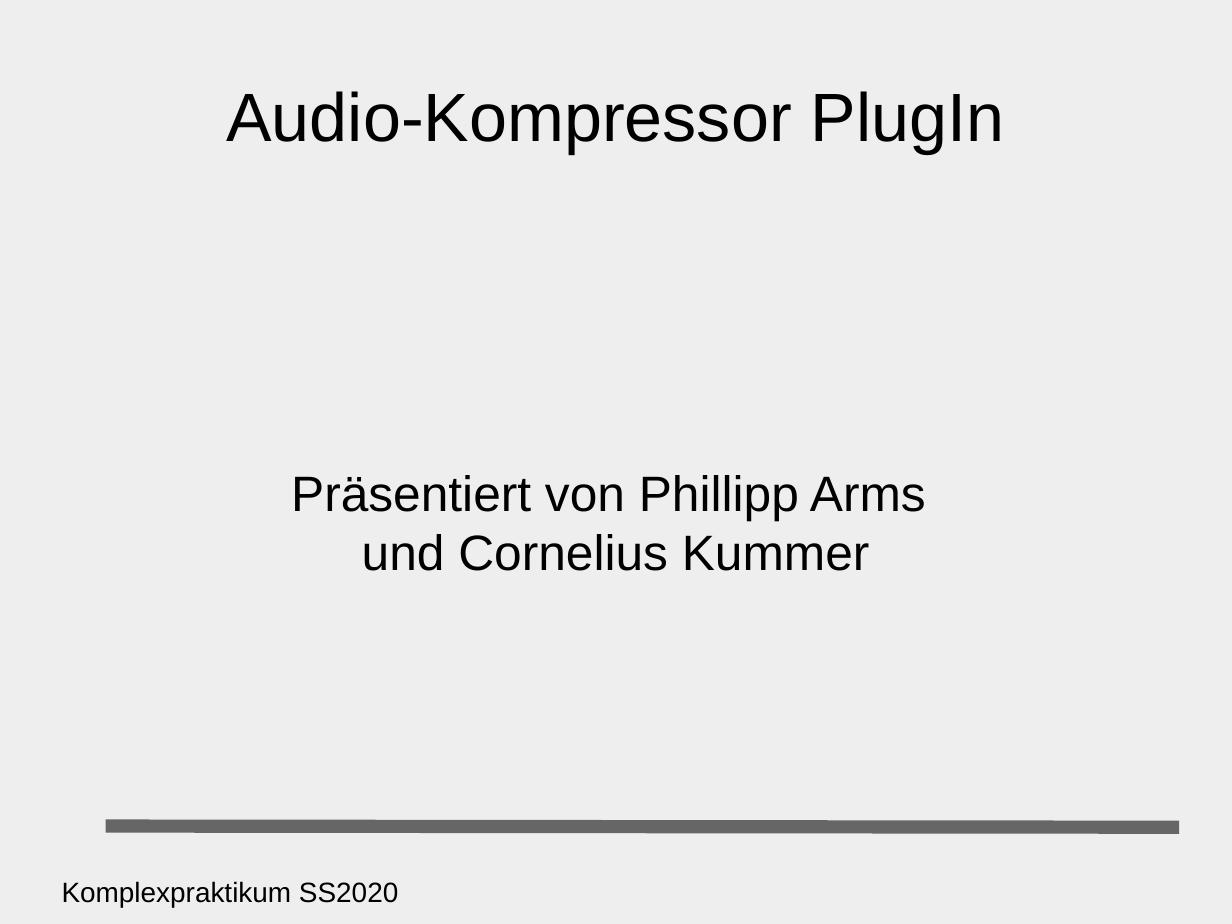
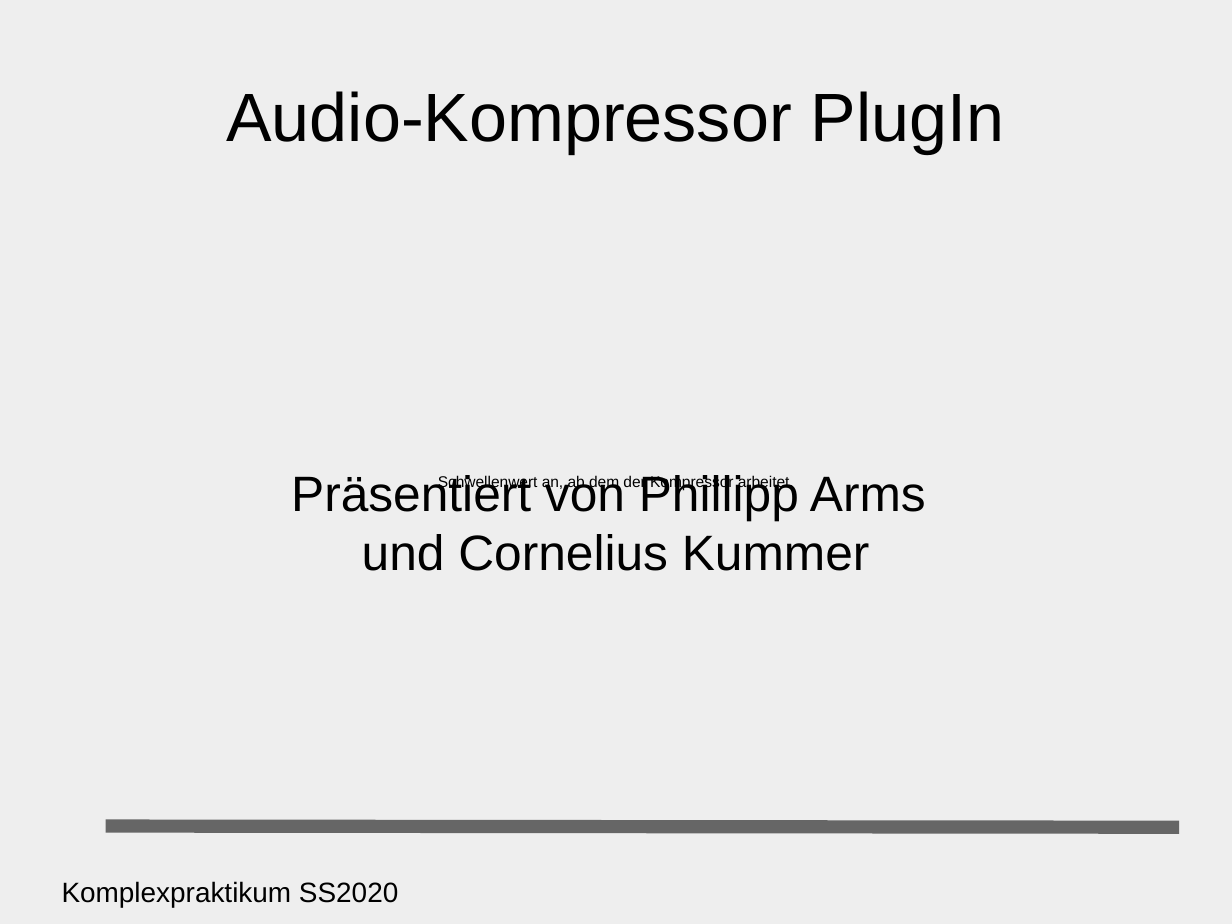
Before and after one commit to cornzz/ckpa-compressor, a slide deck: slide 1 of präsentation.odp. Drawn at 1232x924 pixels with LibreOffice and Linux fonts; fonts in the diff are those of the drawing. Boxes give left, top, right and bottom in pixels: in the first picture for what was removed or moved away, otherwise in the second. Text is boxed around its words. In the diff, an @@ line names an element or a change of style, - is before the commit and + after.

```diff
--- a/präsentation.odp
+++ b/präsentation.odp
@@ text added at <box>438,474,794,490</box>, 10 pt, text #000000 @@
+Schwellenwert an, ab dem der Kompressor arbeitet.
```
Also in this commit, not shown: 3 other slides changed, 1 slide added, 1 other file.
